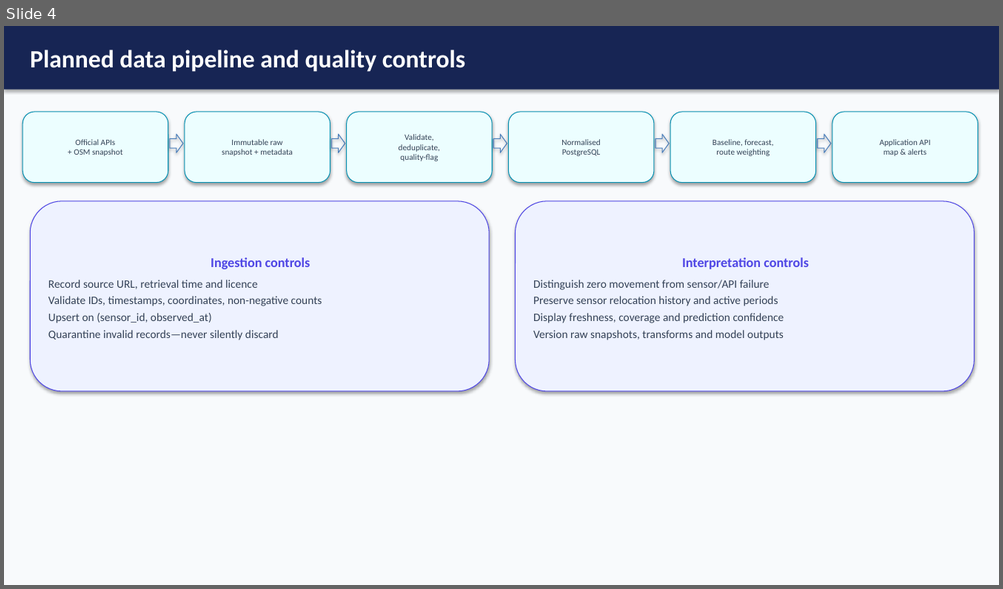
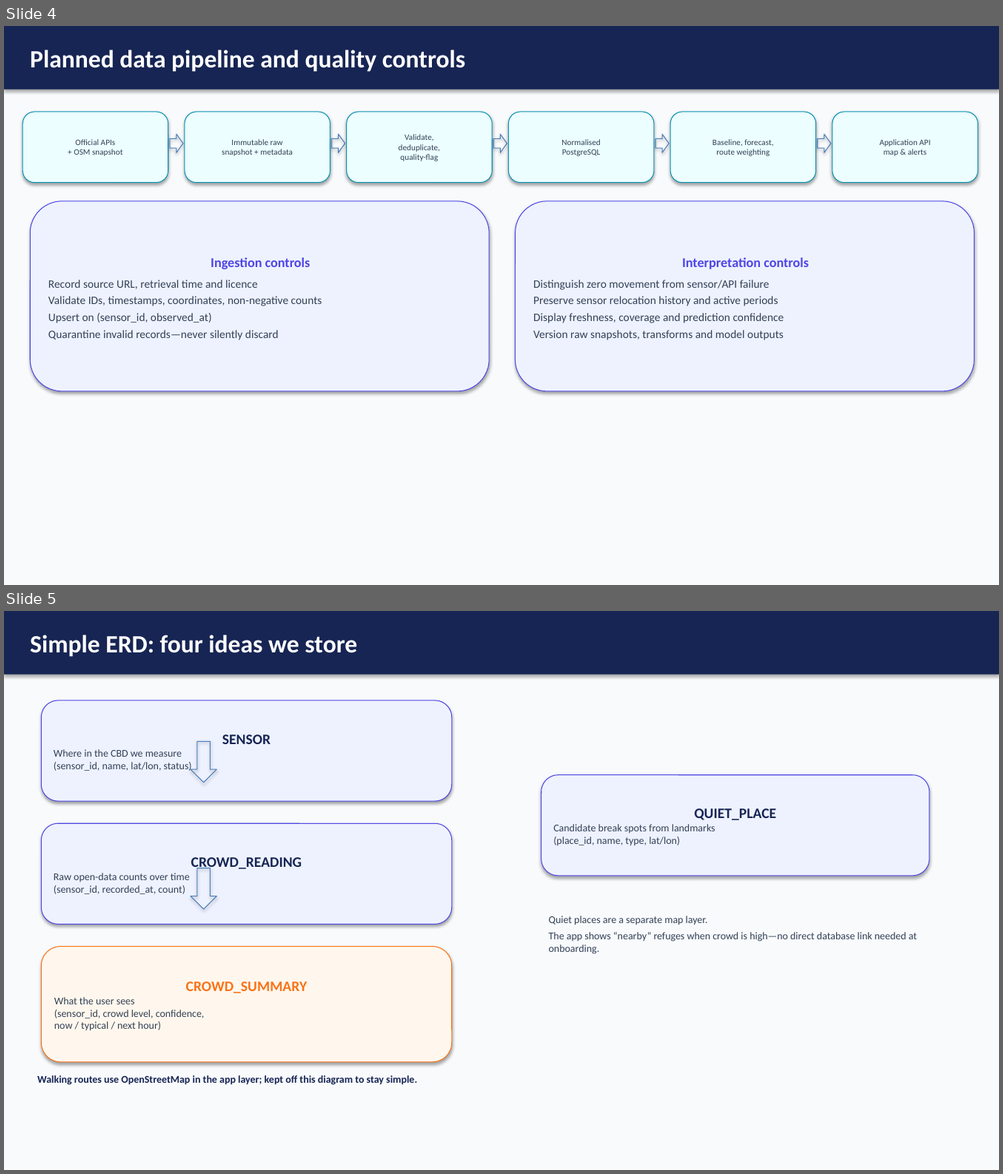
Before and after one commit to K-Varun-dev/Cursor, a slide deck: open_data_presentation.pptx. Shown one above the other, each under a label of ours: slide 4 before the commit, slides 4 and 5 after it. The pictures are 1003x589 and 1003x1174 pixels, drawn with LibreOffice and Linux fonts; fonts in the diff are those of the drawing. Boxes give left, top, right and bottom in pixels: in the first picture for what was removed or moved away, otherwise in the second. Text is boxed around its words. In the diff, an @@ line names an element or a change of style, - is before the commit and + after.

```diff
--- a/open_data_presentation.pptx
+++ b/open_data_presentation.pptx
@@ slide 5 added at (4, 611, 999, 1170), background #F8FAFC @@
@@ rectangle added at (4, 611, 999, 675), fill #172554, 24 pt, text #FFFFFF, bold @@
+Simple ERD: four ideas we store
@@ rounded rectangle added at (41, 701, 452, 801), fill #EEF2FF, outline #4F46E5 0.75 pt, 10 pt, text #334155 @@
+SENSOR
+Where in the CBD we measure
+(sensor_id, name, lat/lon, status)
@@ down arrow added at (190, 741, 216, 783), outline #4B7EBC 0.75 pt @@
@@ rounded rectangle added at (541, 775, 929, 876), fill #EEF2FF, outline #4F46E5 0.75 pt, 10 pt, text #334155 @@
+QUIET_PLACE
+Candidate break spots from landmarks
+(place_id, name, type, lat/lon)
@@ rounded rectangle added at (41, 823, 452, 924), fill #EEF2FF, outline #4F46E5 0.75 pt, 10 pt, text #334155 @@
+CROWD_READING
+Raw open-data counts over time
+(sensor_id, recorded_at, count)
@@ down arrow added at (190, 869, 216, 909), outline #4B7EBC 0.75 pt @@
@@ text added at (549, 916, 916, 954), 10 pt, text #334155 @@
+Quiet places are a separate map layer.
+The app shows “nearby” refuges when crowd is high—no direct database link needed at onboarding.
@@ rounded rectangle added at (41, 947, 452, 1062), fill #FFF7ED, outline #F97316 0.75 pt, 10 pt, text #334155 @@
+CROWD_SUMMARY
+What the user sees
+(sensor_id, crowd level, confidence,
+now / typical / next hour)
@@ text added at (37, 1076, 417, 1085), 10 pt, text #172554, bold @@
+Walking routes use OpenStreetMap in the app layer; kept off this diagram to stay simple.
```
Also in this commit, not shown: 1 slide removed, 3 other files.
